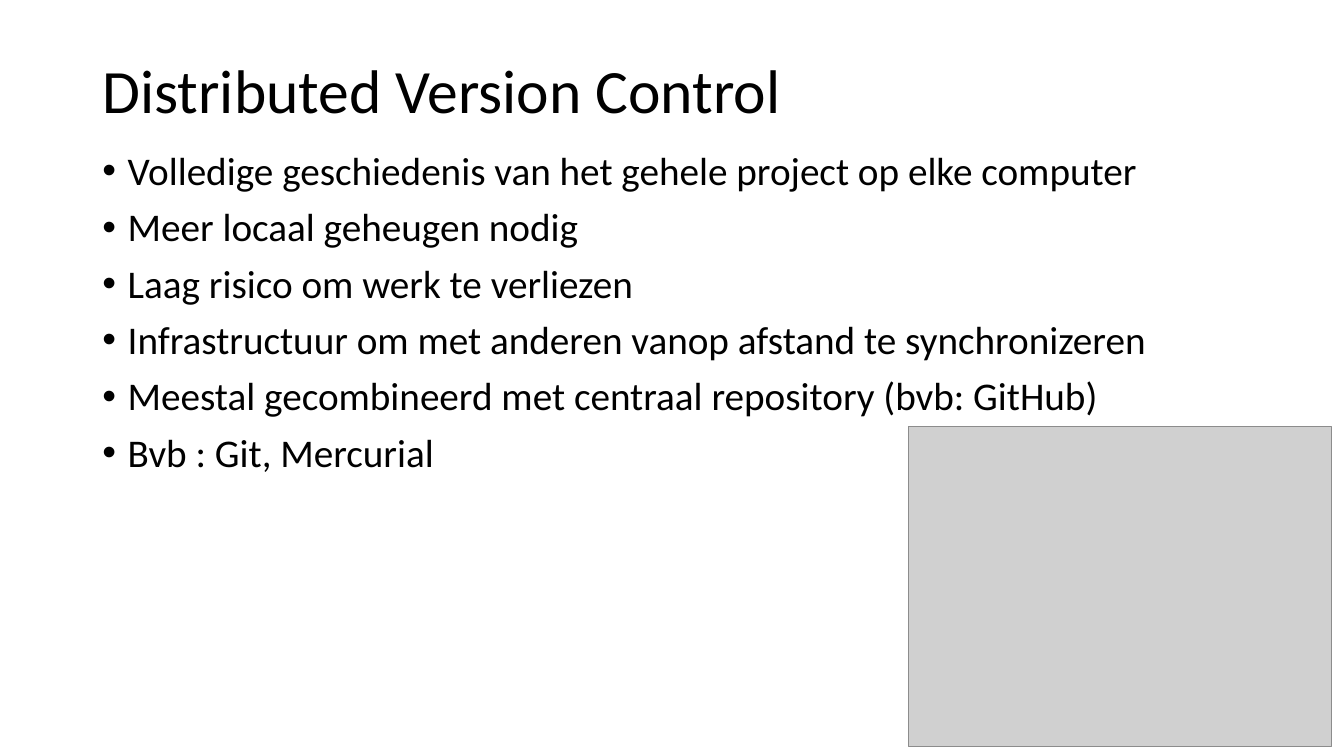
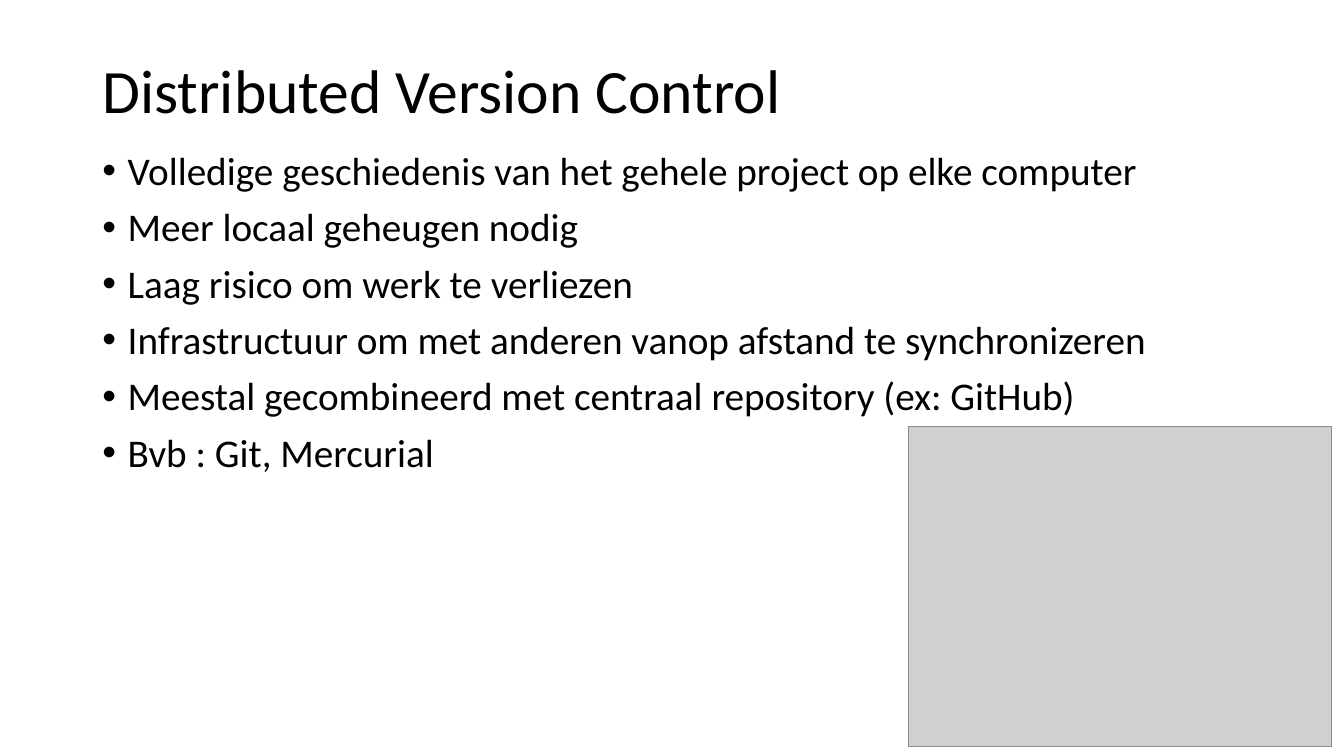
Before and after one commit to tomovermeers/MyFirstGitProject, a slide deck: slide 6 of GIT.pptx. Drawn at 1344x756 pixels with LibreOffice and Linux fonts; fonts in the diff are those of the drawing; grey boxes stand for pictures. Boxes give left, top, right and bottom in pixels: in the first picture for what was removed or moved away, otherwise in the second. Text is boxed around its words. In the diff, an @@ line names an element or a change of style, - is before the commit and + after.

```diff
--- a/GIT.pptx
+++ b/GIT.pptx
@@ text at <box>128,381,1074,417</box>: text changed @@
-• Meestal gecombineerd met centraal repository (bvb: GitHub)
+• Meestal gecombineerd met centraal repository (ex: GitHub)
```
Also in this commit, not shown: 10 other slides changed, 3 slides added, 1 other file.
